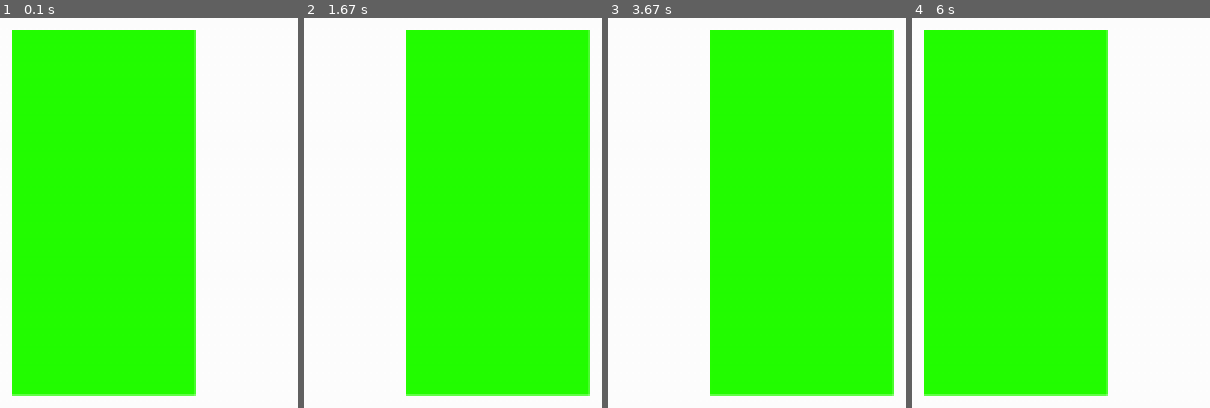
Above: before the commit, frames 1-4 (left to right).
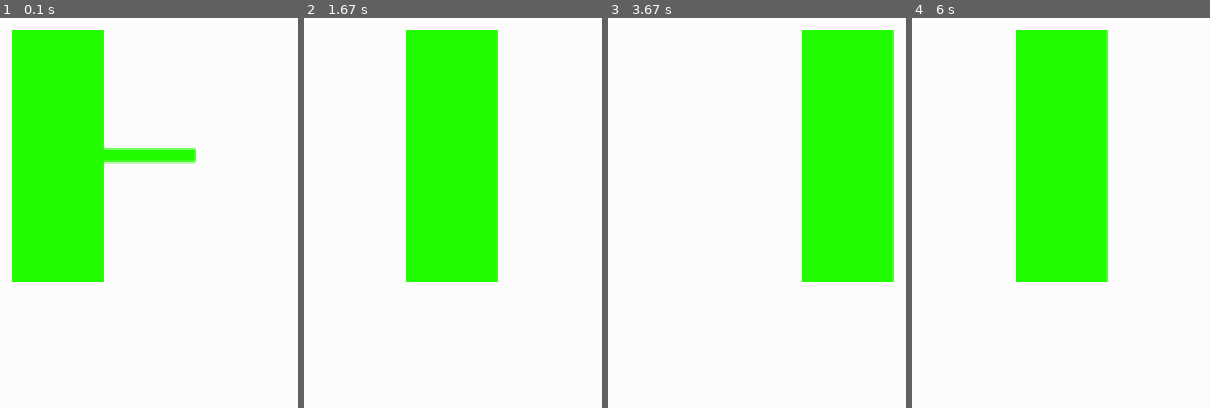
Above: after the commit, the same moments.

Repository: AlexisDougherty13/Duel
Game: pygame game, started from duel.py
Same seed, same stepped clock (60 frames per second), same inputs: the game is played once before the commit and once after it.
Inputs:
- Up to frame 1 (0.1 s): no input
- Up to frame 2 (1.67 s): tap A at 0.33 s; tap D at 0.67, 1 s
- Up to frame 3 (3.67 s): tap A at 3.33 s
- Up to frame 4 (6 s): tap A at 5.67 s

The runs differ from the first frame. In frame 1, 37% of the frame differs, in the area x 4-66%, y 3-97%; in frame 2, 38%, in the area x 34-96%, y 3-97%; in frame 3, 38%; in frame 4, 38%.

Commit message:
Latest stuff during 2 June meeting

Diff:
--- a/duel.py
+++ b/duel.py
@@ -3,6 +3,7 @@
 import os
 import time
 
+# 0 means no sword, 3 is high, 2 is med, 1 is low sword
 
 _image_library = {}
 def get_image(path):
@@ -23,7 +24,7 @@
     pygame.init()
     screen = pygame.display.set_mode((screen_width,screen_height))
 
-    player1 = player.Player(500, 300, 1, 'fillerSprite.png')
+    player1 = player.Player(500, 300, 1, 2, False, 'FillerSpriteMed.png')
 
     done = False
 
@@ -36,13 +37,44 @@
                         done = True
                 if event.type == pygame.KEYDOWN:
                     if event.key == pygame.K_a:
-                        player1.moveLeft
+                        player1.move_left
                     if event.key == pygame.K_d:
-                        player1.moveRight
+                        player1.move_right
+                    if event.key == pygame.K_DOWN:
+                        if(player1.getSwordHeight > 1):
+                            player1.lower_sword
+                            if(player1.sword_height == 1 and player1.direction_facing == 1):
+                                player1.sprite = "FillerSpriteLow.png"
+                            if(player1.sword_height == 2 and player1.direction_facing == 1):
+                                player1.sprite = "FillerSpriteMed.png"
+                            if(player1.sword_height == 3 and player1.direction_facing == 1):
+                                player1.sprite = "FillerSpriteHigh.png"
+                            if(player1.sword_height == 1 and player1.direction_facing == 0):
+                                player1.sprite = "FillerSpriteLowR.png"
+                            if(player1.sword_height == 2 and player1.direction_facing == 0):
+                                player1.sprite = "FillerSpriteMedR.png"
+                            if(player1.sword_height == 3 and player1.direction_facing == 0):
+                                player1.sprite = "FillerSpriteHighR.png"
+                    if event.key == pygame.K_UP:
+                        if(player1.getSwordHeight > 0):
+                            player1.raise_sword
+                            if(player1.sword_height == 1 and player1.direction_facing == 1):
+                                player1.sprite = "FillerSpriteLow.png"
+                            if(player1.sword_height == 2 and player1.direction_facing == 1):
+                                player1.sprite = "FillerSpriteMed.png"
+                            if(player1.sword_height == 3 and player1.direction_facing == 1):
+                                player1.sprite = "FillerSpriteHigh.png"
+                            if(player1.sword_height == 1 and player1.direction_facing == 0):
+                                player1.sprite = "FillerSpriteLowR.png"
+                            if(player1.sword_height == 2 and player1.direction_facing == 0):
+                                player1.sprite = "FillerSpriteMedR.png"
+                            if(player1.sword_height == 3 and player1.direction_facing == 0):
+                                player1.sprite = "FillerSpriteHighR.png"
+
 
         screen.fill((255, 255, 255))
 
-        screen.blit(get_image(player1.get_sprite()), (player1.get_xpos(), player1.get_ypos())) #(width, height)
+        screen.blit(get_image(player1.sprite), (player1.getXPos(), player1.getYPos())) #(width, height)
 
 
         pygame.display.flip()
--- a/player.py
+++ b/player.py
@@ -1,55 +1,123 @@
 import time
 
+#change these
+shift_size = 50
+hit_box_width = 102
+hit_box_height = 140
+
+# 102x203
+
 class Player:
-    def __init__(self, xpos, ypos, directionFacing, sprite):
-        self._xpos = xpos
-        self._ypos = ypos
-        self._directionFacing = directionFacing
+    def __init__(self, x_pos, y_pos, direction_facing, sword_height, is_ghost, sprite):
+        self._x_pos = x_pos
+        self._y_pos = y_pos
+        self._direction_facing = direction_facing
+        self._sword_height = sword_height
+        self._is_ghost = is_ghost
         self._sprite = sprite
 
-    def get_xpos(self):
-        return self._xpos
+    def getXPos(self):
+        return self._x_pos
 
-    def set_xpos(self, newXPos):
-        self._xpos = newXPos
+    def setXPos(self, new_x_pos):
+        self._x_pos = new_x_pos
 
-    def get_ypos(self):
-        return self._ypos
+    def getYPos(self):
+        return self._y_pos
 
-    def set_ypos(self, newYPos):
-        self._ypos = newYPos
+    def setYPos(self, new_y_pos):
+        self._y_pos = new_y_pos
 
-    def get_directionFacing(self):
-        return self.__directionFacing
+    def getDirectionFacing(self):
+        return self._direction_facing
 
     def switchDirection(self):
-        if(self._xpos):
-            self._xpos = False
+        if(self._x_pos):
+            self._x_pos = False
         else:
-            self._xpos = True
+            self._x_pos = True
 
-    def get_sprite(self):
+    # 0 means no sword, 3 is high, 2 is med, 1 is low sword
+    def getSwordHeight(self):
+        return self._sword_height
+
+    def setSwordHeight(self, new_pos):
+        self._sword_height = new_pos
+
+    def getIsGhost(self):
+        return self._is_ghost
+
+    def setIsGhost(self):
+        if(self._is_ghost):
+            self._is_ghost = False
+        else:
+            self._is_ghost = True
+
+    def getSprite(self):
         return self._sprite
 
-    def set_sprite(self, sprite):
+    def setSprite(self, sprite):
         self._sprite = sprite
+        print("New: ", self._sprite)
+
+    #def insert_sting_middle(self, str, word):
+        #return str[:2] + word + str[2:]
+
+    #def reverseImage(self):
+        #if_r = self._sprite.find("R")
+        #if(if_r == -1):
+            #self._sprite = self.insert_string_middle(self._sprite, "R")
+            #print(self._sprite)
 
     def moveLeft(self):
-        if(self._directionFacing == 0):
-            self._xpos = self._xpos - 50
+        global shift_size
+        if(self._direction_facing == 0):
+            self._x_pos = self._x_pos - shift_size
         else:
-            self._directionFacing = 0
+            self._direction_facing = 0
+            #self.reverseImage()
+            self._sprite = "FillerSpriteR.png"
 
     def moveRight(self):
-        if(self._directionFacing == 1):
-            self._xpos = self._xpos + 50
+        global shift_size
+        if(self._direction_facing == 1):
+            self._x_pos = self._x_pos + shift_size
         else:
-            self._directionFacing = 1
+            self._direction_facing = 1
+            #reverseImage()
+            self._sprite = "FillerSprite.png"
 
-    xpos = property(get_xpos, set_xpos)
-    ypos = property(get_ypos, set_ypos)
-    directionFacing = property(get_directionFacing, switchDirection)
-    sprite = property(get_sprite, set_sprite)
+    # 0 means no sword, 3 is high, 2 is med, 1 is low sword
+    def raiseSword(self):
+        if(self._sword_height >= 1 and self._sword_height < 3):
+            self._sword_height += 1
 
-    moveLeft = property(moveLeft)
-    moveRight = property(moveRight)
+    def lowerSword(self):
+        if(self._sword_height <= 3 and self._sword_height > 1):
+            self._sword_height -= 1
+
+    def duck(self):
+        global hit_box_height
+        hit_box_height /= 2
+
+    def standUp(self):
+        global hit_box_height
+        hit_box_height *= 2
+
+    x_pos = property(getXPos, setXPos)
+    y_pos = property(getYPos, setYPos)
+    direction_facing = property(getDirectionFacing, switchDirection)
+    sword_height = property(getSwordHeight, setSwordHeight)
+    is_ghost = property(getIsGhost, setIsGhost)
+    sprite = property(getSprite, setSprite)
+
+    move_left = property(moveLeft)
+    move_right = property(moveRight)
+    raise_sword = property(raiseSword)
+    lower_sword = property(lowerSword)
+    duck = property(duck)
+    standUp = property(standUp)
+
+
+# Sources:
+# https://www.w3resource.com/python-exercises/string/python-data-type-string-exercise-16.php
Binary file added: FillerSpriteHigh.png
Binary file added: FillerSpriteHighR.png
Binary file added: FillerSpriteLow.png
Binary file added: FillerSpriteLowR.png
Binary file added: FillerSpriteMed.png
Binary file added: FillerSpriteMedR.png
Binary file added: FillerSpriteR.png
Binary file changed: fillerSprite.png
Not shown, added: player.pyc
